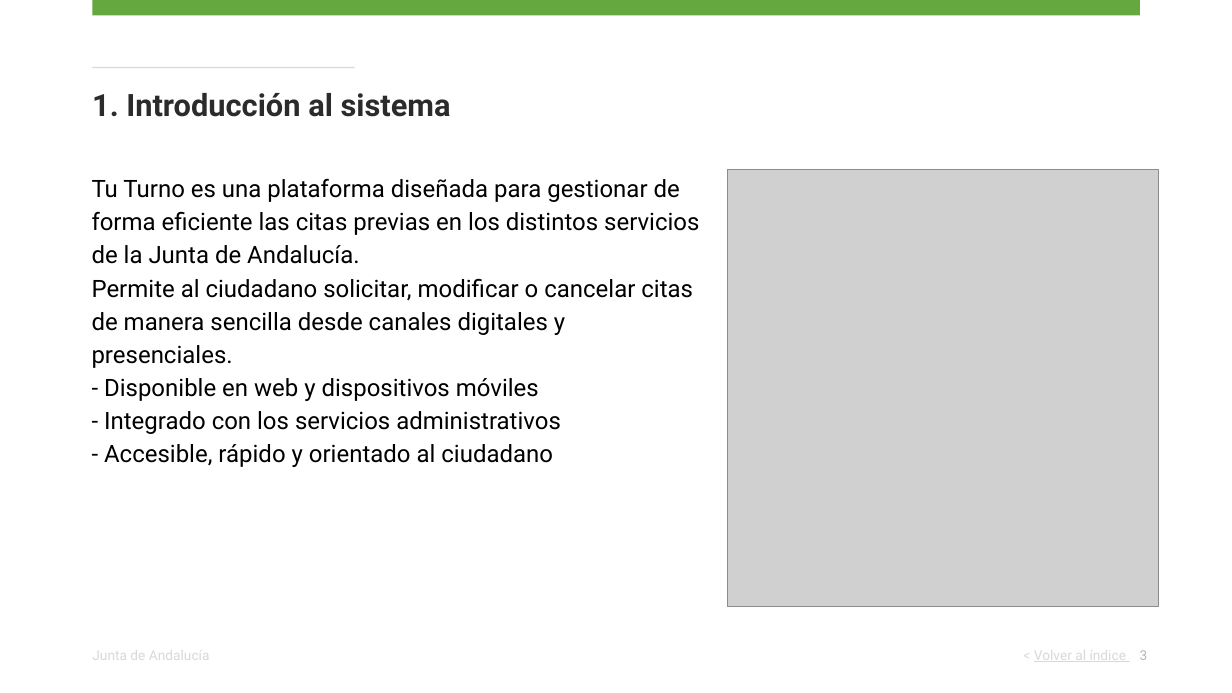
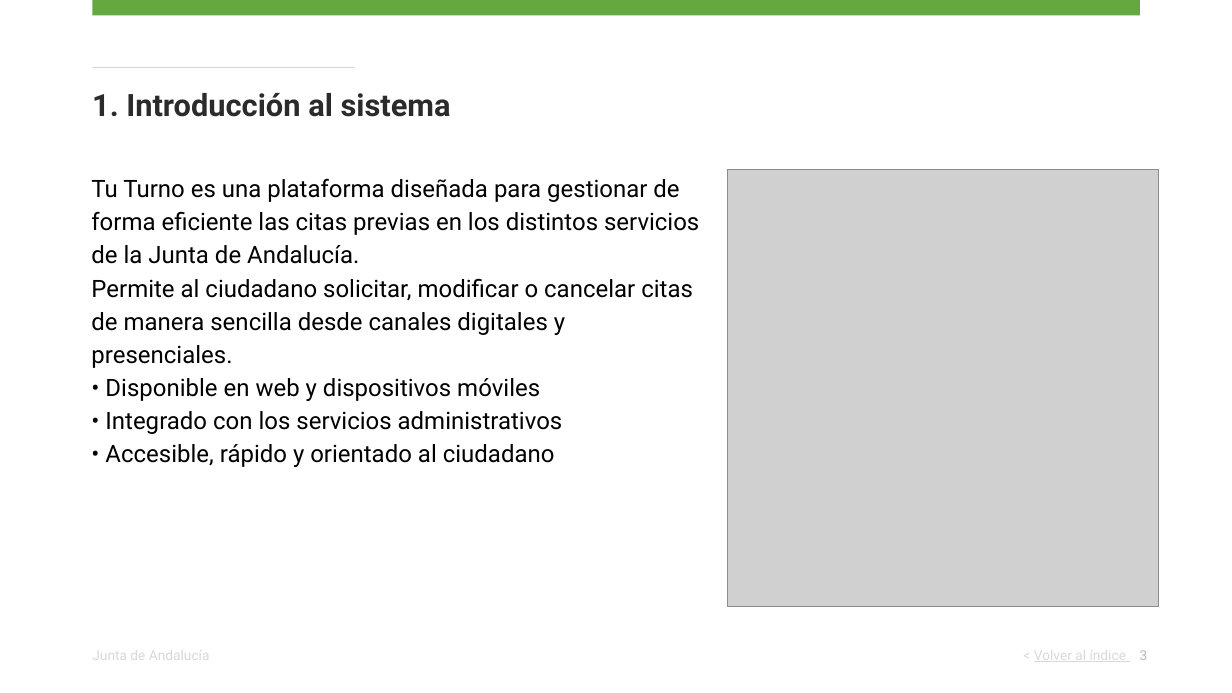
Before and after one commit to santigupro/curso-inap-iaprog-ejercicio-2-python, a slide deck: slide 3 of output/presentacion-generada.odp. Drawn at 1232x693 pixels with LibreOffice and Linux fonts; fonts in the diff are those of the drawing; grey boxes stand for pictures. Boxes give left, top, right and bottom in pixels: in the first picture for what was removed or moved away, otherwise in the second. Text is boxed around its words. In the diff, an @@ line names an element or a change of style, - is before the commit and + after.

```diff
--- a/output/presentacion-generada.odp
+++ b/output/presentacion-generada.odp
@@ text at bbox=[105, 378, 563, 467]: text changed @@
-- Disponible en web y dispositivos móviles
-- Integrado con los servicios administrativos
-- Accesible, rápido y orientado al ciudadano
+• Disponible en web y dispositivos móviles
+• Integrado con los servicios administrativos
+• Accesible, rápido y orientado al ciudadano
```
Also in this commit, not shown: 1 other slide changed, 1 slide added, 3 other files.
